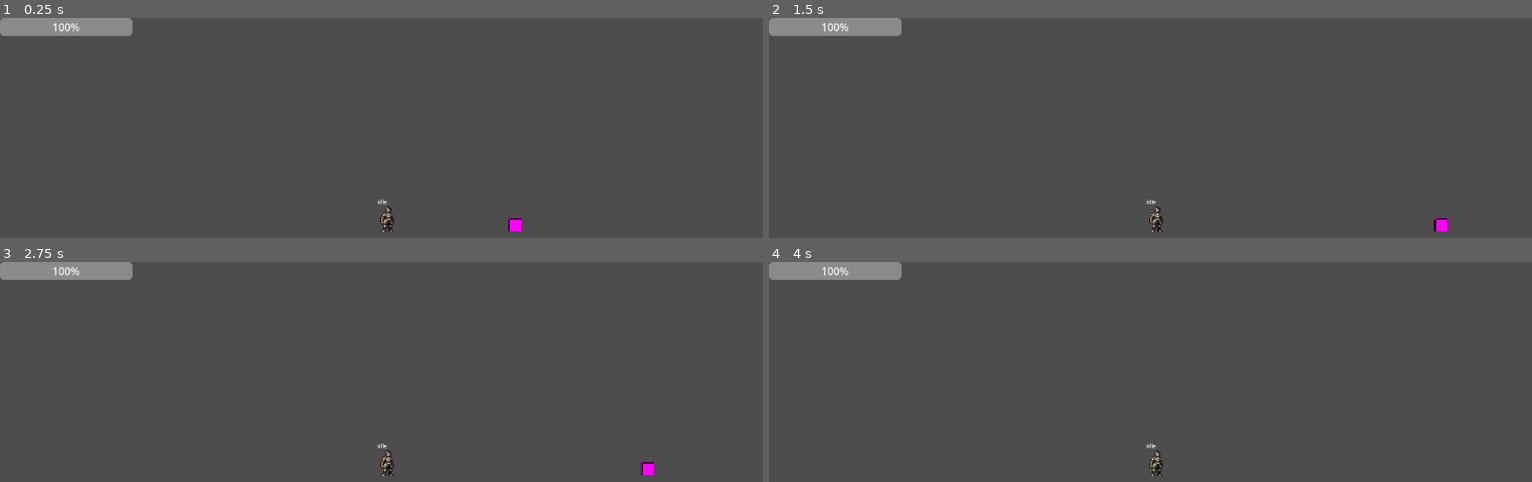
Above: before the commit, frames 1-4 (two rows, left to right).
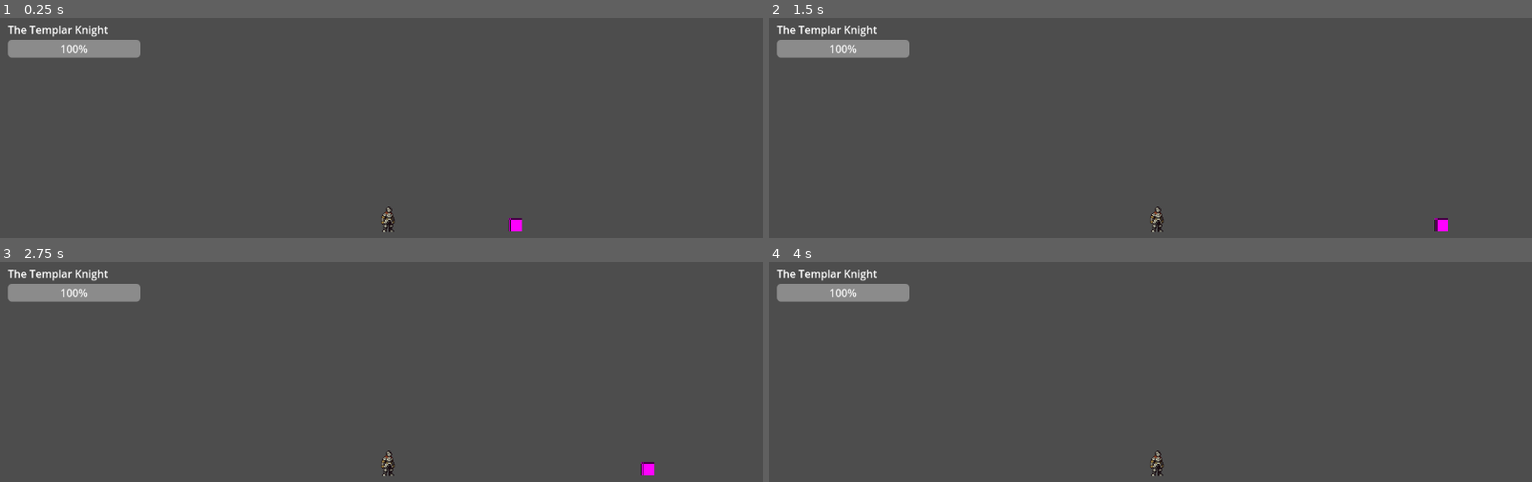
Above: after the commit, the same moments.

Repository: Bitstone-Engineerings/chunkenstien
Game: Godot game, scene res://scenes/boss_room.tscn
The game is run twice, just before and just after one commit, with the same random seed, the same clock (stepped at 60 frames per second) and the same inputs. The project has no main scene, so this scene is started directly.
Inputs:
- Up to frame 1 (0.25 s): no input
- Up to frame 2 (1.5 s): tap Enter (ui_accept) at 0.5, 0.77, 1.25 s; hold Right (ui_right) from 0.53 s (still down)
- Up to frame 3 (2.75 s): tap Enter (ui_accept) at 1.52, 2 s; release Right (ui_right) at 2.03 s; hold Left (ui_left) from 2.03 s (still down)
- Up to frame 4 (4 s): tap Enter (ui_accept) at 2.75, 3.02, 3.5, 3.77 s; release Left (ui_left) at 2.78 s; hold Right (ui_right) from 2.78 s (still down)

The runs differ from the first frame. In frame 1, 2.9% of the frame differs, in the area x 0-69%, y 0-98%; in frame 2, 2.9%; in frame 3, 2.9%, in the area x 0-86%, y 0-98%; in frame 4, 2.9%.

Commit message:
i forgot what the changes were

Diff:
--- a/scenes/boss_room.tscn
+++ b/scenes/boss_room.tscn
@@ -4,6 +4,7 @@
 [ext_resource type="PackedScene" uid="uid://p5gc6erx210k" path="res://scenes/player.tscn" id="2_bpcqn"]
 
 [node name="boss room" type="Node2D"]
+position = Vector2(1, 0)
 
 [node name="knight boss" parent="." instance=ExtResource("1_3n20u")]
 position = Vector2(590, 284)
--- a/scenes/knight_boss.tscn
+++ b/scenes/knight_boss.tscn
@@ -594,31 +594,38 @@
 
 [node name="ui" type="CanvasLayer" parent="."]
 
-[node name="ProgressBar" type="ProgressBar" parent="ui"]
+[node name="MarginContainer" type="MarginContainer" parent="ui"]
+offset_right = 200.0
+offset_bottom = 54.0
+theme_override_constants/margin_left = 12
+theme_override_constants/margin_top = 6
+theme_override_constants/margin_right = 0
+theme_override_constants/margin_bottom = 0
+
+[node name="VBoxContainer" type="VBoxContainer" parent="ui/MarginContainer"]
+layout_mode = 2
+theme_override_constants/separation = 4
+
+[node name="Label" type="Label" parent="ui/MarginContainer/VBoxContainer"]
+layout_mode = 2
+theme_override_font_sizes/font_size = 16
+text = "The Templar Knight"
+
+[node name="ProgressBar" type="ProgressBar" parent="ui/MarginContainer/VBoxContainer"]
 custom_minimum_size = Vector2(200, 0)
-offset_right = 200.0
-offset_bottom = 27.0
+layout_mode = 2
 size_flags_horizontal = 0
 size_flags_vertical = 8
 value = 100.0
 
-[node name="Label" type="Label" parent="ui/ProgressBar"]
-layout_mode = 0
-offset_left = 4.0
-offset_top = -12.0
-offset_right = 156.0
-offset_bottom = 11.0
-theme_override_font_sizes/font_size = 8
-text = "The Templar Knight"
-
 [node name="Label" type="Label" parent="ui"]
 self_modulate = Color(1, 1, 1, 0)
-offset_left = -1.0
-offset_right = 96.0
+offset_right = 97.0
 offset_bottom = 23.0
 text = "Boss Slained"
 
 [node name="debug" type="Label" parent="."]
+visible = false
 offset_left = -20.0
 offset_top = -11.0
 offset_right = 20.0
